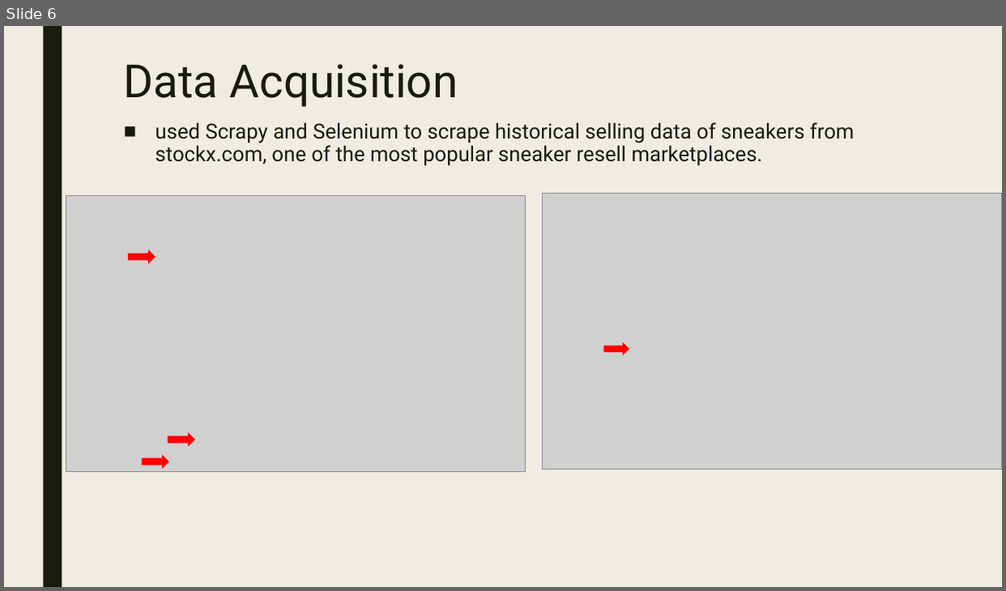
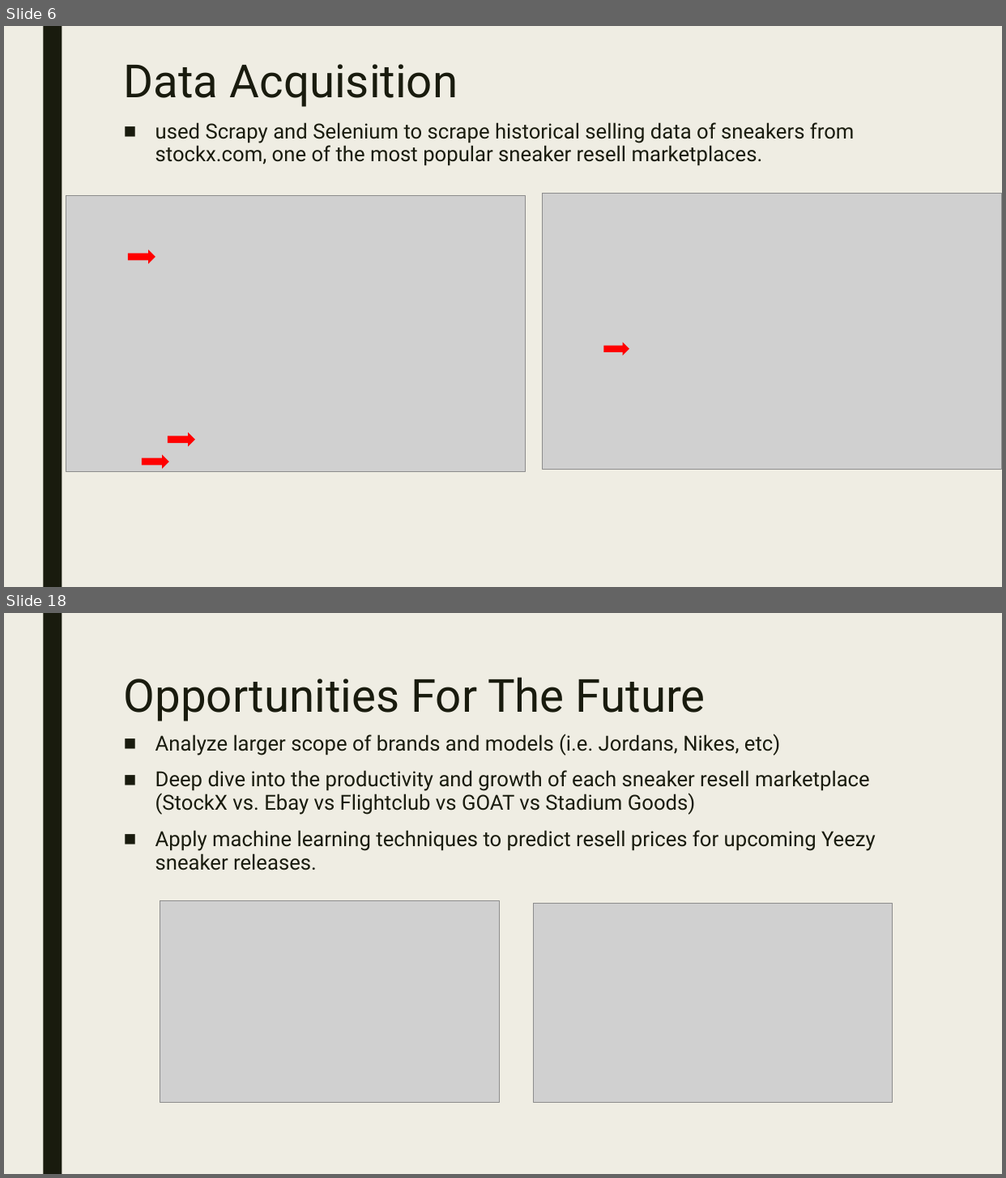
Before and after one commit to joshyoon/SneakerResellData, a slide deck: YeezyData.pptx. Shown one above the other, each under a label of ours: slide 6 before the commit, slides 6 and 18 after it; the slides between them are not shown. The pictures are 1006x591 and 1006x1178 pixels, drawn with LibreOffice and Linux fonts; fonts in the diff are those of the drawing; grey boxes stand for pictures. Boxes give left, top, right and bottom in pixels: in the first picture for what was removed or moved away, otherwise in the second. Text is boxed around its words. In the diff, an @@ line names an element or a change of style, - is before the commit and + after.

```diff
--- a/YeezyData.pptx
+++ b/YeezyData.pptx
@@ slide 18 added at bbox=[4, 613, 1002, 1174], background #EFEDE3; not listed: 1 template element that a slide beside it also shows @@
@@ title added at bbox=[124, 677, 705, 722], 44 pt, text #191B0E @@
+Opportunities For The Future
@@ text added at bbox=[155, 734, 876, 871], 20 pt, text #191B0E @@
+■ Analyze larger scope of brands and models (i.e. Jordans, Nikes, etc)
+■ Deep dive into the productivity and growth of each sneaker resell marketplace (StockX vs. Ebay vs Flightclub vs GOAT vs Stadium Goods)
+■ Apply machine learning techniques to predict resell prices for upcoming Yeezy sneaker releases.
@@ picture added at bbox=[160, 901, 500, 1102] @@
@@ picture added at bbox=[533, 904, 893, 1102] @@
```
Also in this commit, not shown: 2 slides changed, 12 other slides added, 1 slide removed, 1 other file.
